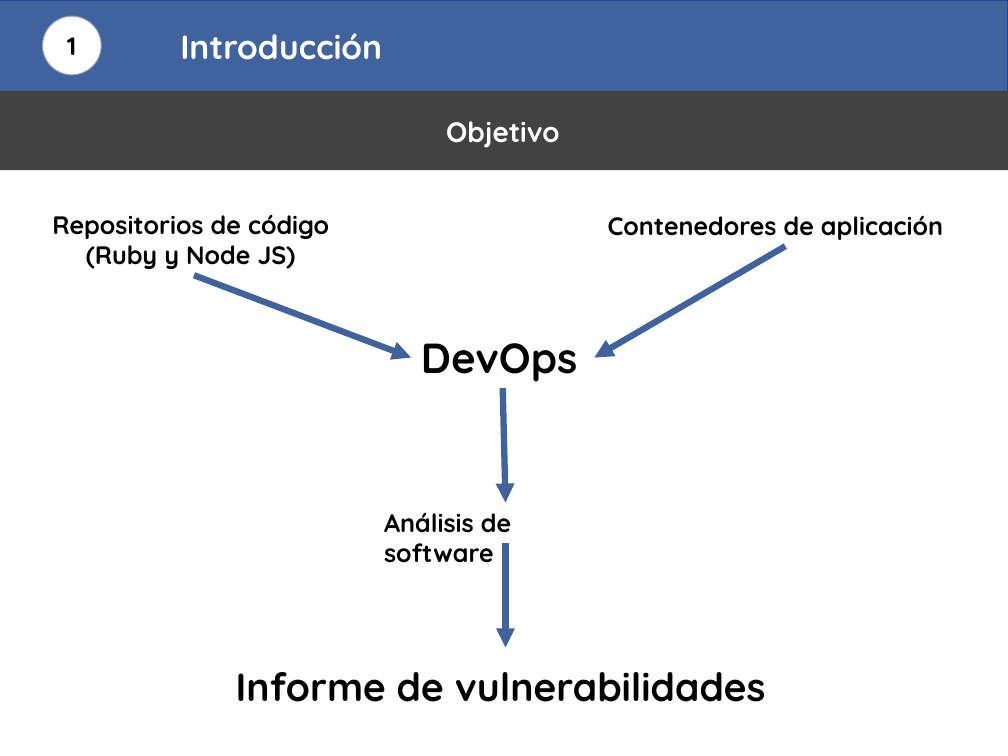
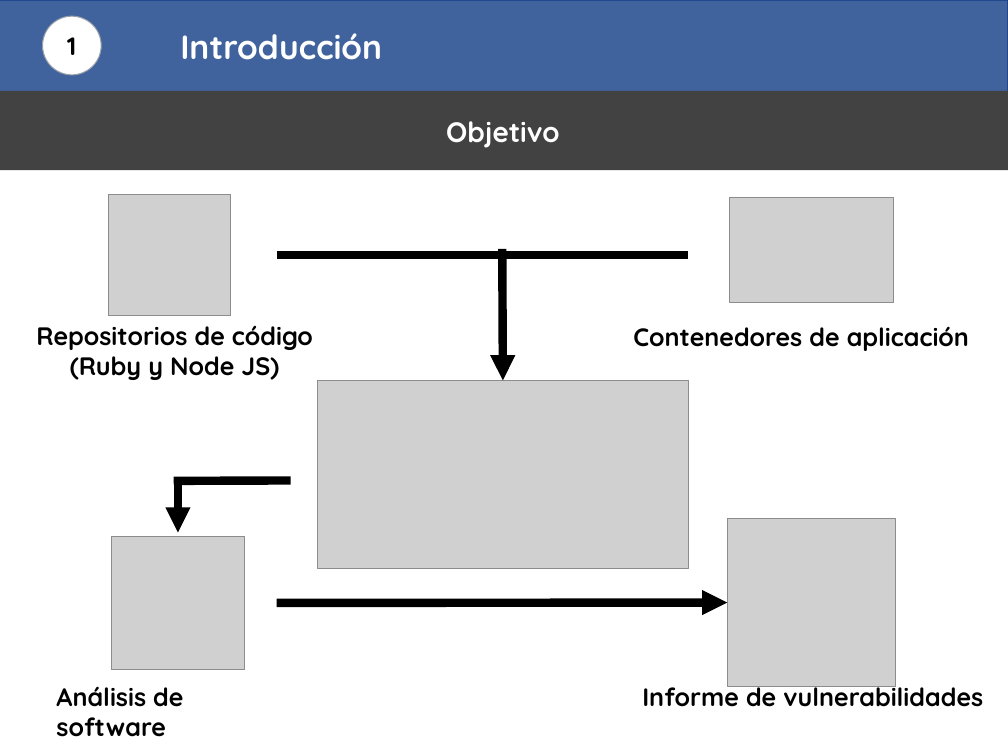
Before and after one commit to EleazarRubio/Master_Ciberseguridad_US, a slide deck: slide 4 of Presentacion/Presentacion_TFM_Eleazar_Rubio.pptx. Drawn at 1008x756 pixels with LibreOffice and Linux fonts; fonts in the diff are those of the drawing; grey boxes stand for pictures. Boxes give left, top, right and bottom in pixels: in the first picture for what was removed or moved away, otherwise in the second. Text is boxed around its words. In the diff, an @@ line names an element or a change of style, - is before the commit and + after.

Commit message:
Presentacion - dia 2

```diff
--- a/Presentacion/Presentacion_TFM_Eleazar_Rubio.pptx
+++ b/Presentacion/Presentacion_TFM_Eleazar_Rubio.pptx
@@ picture added at (x1=109, y1=195, x2=231, y2=317) @@
@@ picture added at (x1=730, y1=198, x2=893, y2=302) @@
@@ line added from (276, 255) to (688, 255), #000000 6 pt @@
@@ arrow added from (502, 249) to (503, 380), #000000 6 pt @@
@@ arrow removed from (785, 246) to (595, 358) @@
@@ arrow removed from (195, 275) to (411, 358) @@
@@ text "Repositorios de código" moved from (x1=52, y1=215, x2=329, y2=269) to (x1=36, y1=326, x2=313, y2=380) @@
@@ text "Contenedores de aplicación" moved from (x1=608, y1=215, x2=943, y2=240) to (x1=633, y1=326, x2=969, y2=351) @@
@@ text removed at (x1=421, y1=343, x2=577, y2=382) @@
-DevOps
@@ picture added at (x1=318, y1=380, x2=688, y2=569) @@
@@ arrow removed from (503, 388) to (506, 502) @@
@@ arrow added from (178, 477) to (178, 532), #000000 6 pt @@
@@ line added from (173, 481) to (290, 481), #000000 6 pt @@
@@ picture added at (x1=111, y1=536, x2=245, y2=669) @@
@@ picture added at (x1=728, y1=518, x2=896, y2=686) @@
@@ arrow removed from (506, 543) to (506, 647) @@
@@ arrow added from (276, 603) to (728, 603), #000000 6 pt @@
@@ text "Análisis de software" moved from (x1=384, y1=513, x2=511, y2=563) to (x1=56, y1=686, x2=183, y2=737) @@
@@ text "Informe de vulnerabilidades" moved from (x1=236, y1=672, x2=766, y2=702) to (x1=642, y1=680, x2=983, y2=707) @@
@@ text "Informe de vulnerabilidades" at (x1=642, y1=680, x2=983, y2=707): size 28 to 18 pt @@
```
Also in this commit, not shown: 7 other slides changed, 5 slides added.
